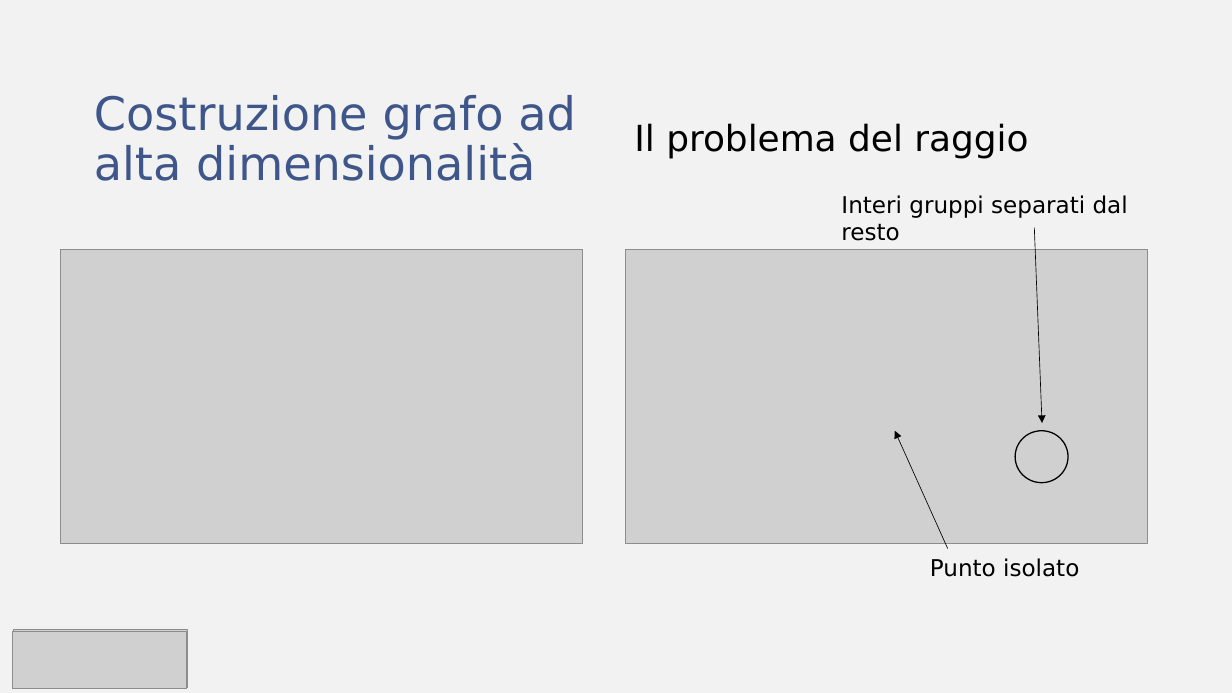
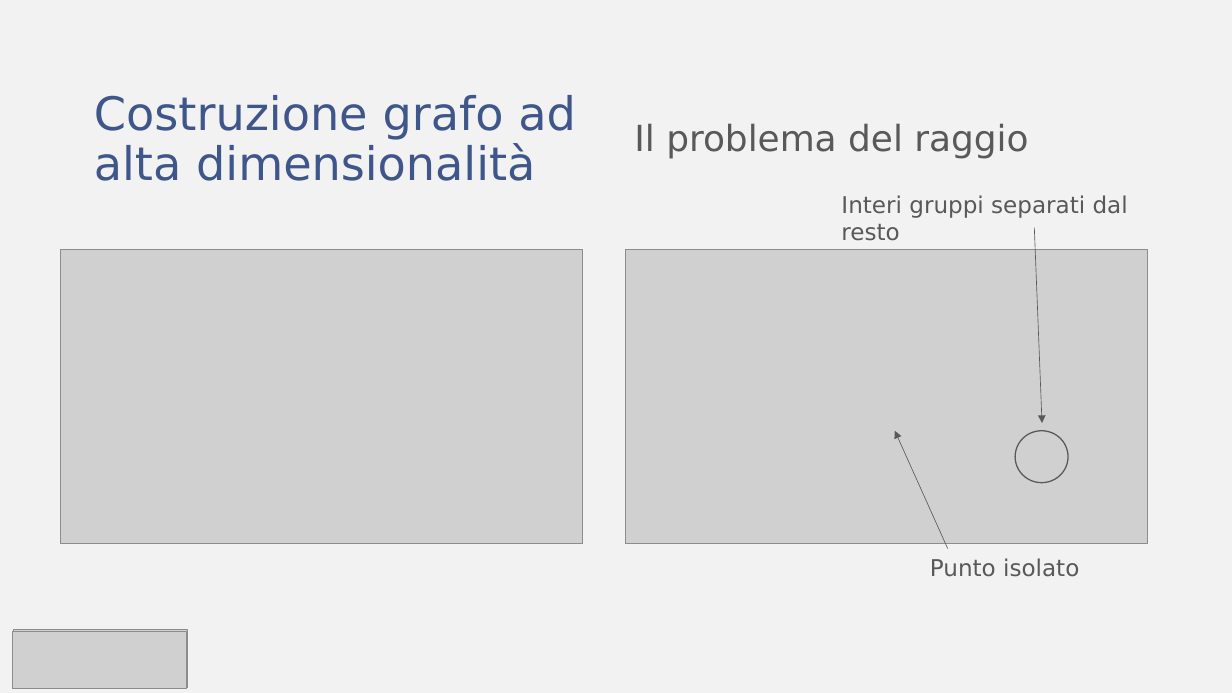
Before and after one commit to fratorgano/dimensionality-reduction, a slide deck: slide 8 of umap/UMAP.pptx. Drawn at 1232x693 pixels with LibreOffice and Linux fonts; fonts in the diff are those of the drawing; grey boxes stand for pictures. Boxes give left, top, right and bottom in pixels: in the first picture for what was removed or moved away, otherwise in the second. Text is boxed around its words. In the diff, an @@ line names an element or a change of style, - is before the commit and + after.

Commit message:
changed main font color

```diff
--- a/umap/UMAP.pptx
+++ b/umap/UMAP.pptx
@@ text colour #000000 to #595959 in 3 elements at (634,123,1028,159), (930,558,1079,577), (841,195,1128,241) @@
@@ arrow (1034, 227) - (1043, 423): stroke #000000 0.5 pt to #595959 0.5 pt @@
@@ arrow (948, 549) - (895, 431): stroke #000000 0.5 pt to #595959 0.5 pt @@
@@ ellipse at (1016,431,1068,482): outline #000000 1 pt to #595959 1 pt @@
```
Also in this commit, not shown: 11 other slides changed.
